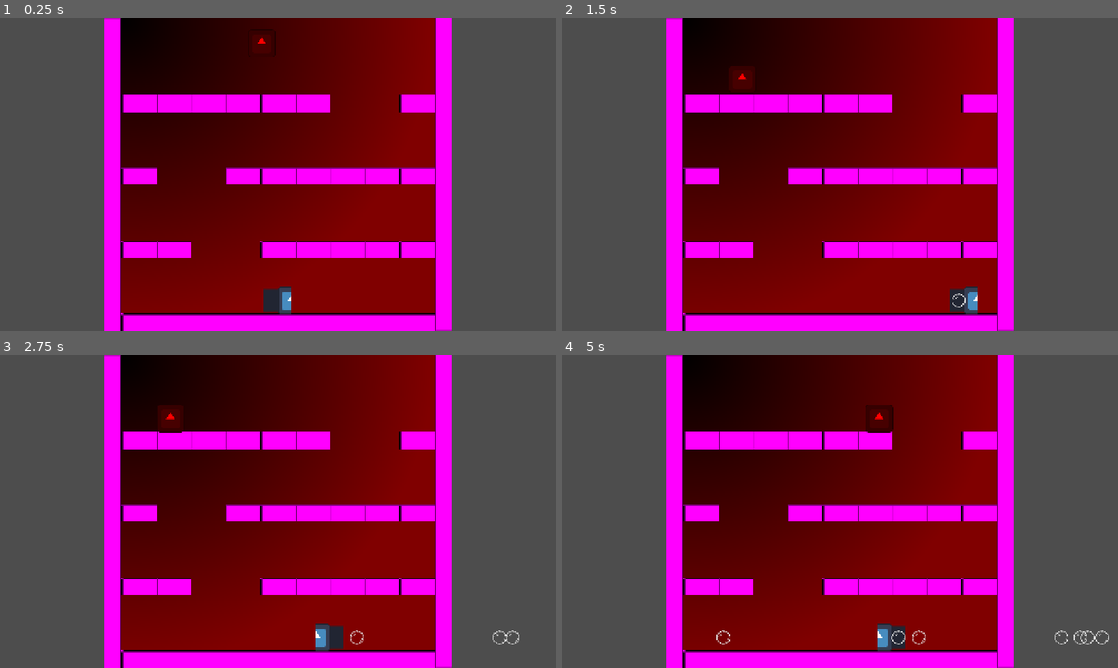
Above: before the commit, frames 1-4 (two rows, left to right).
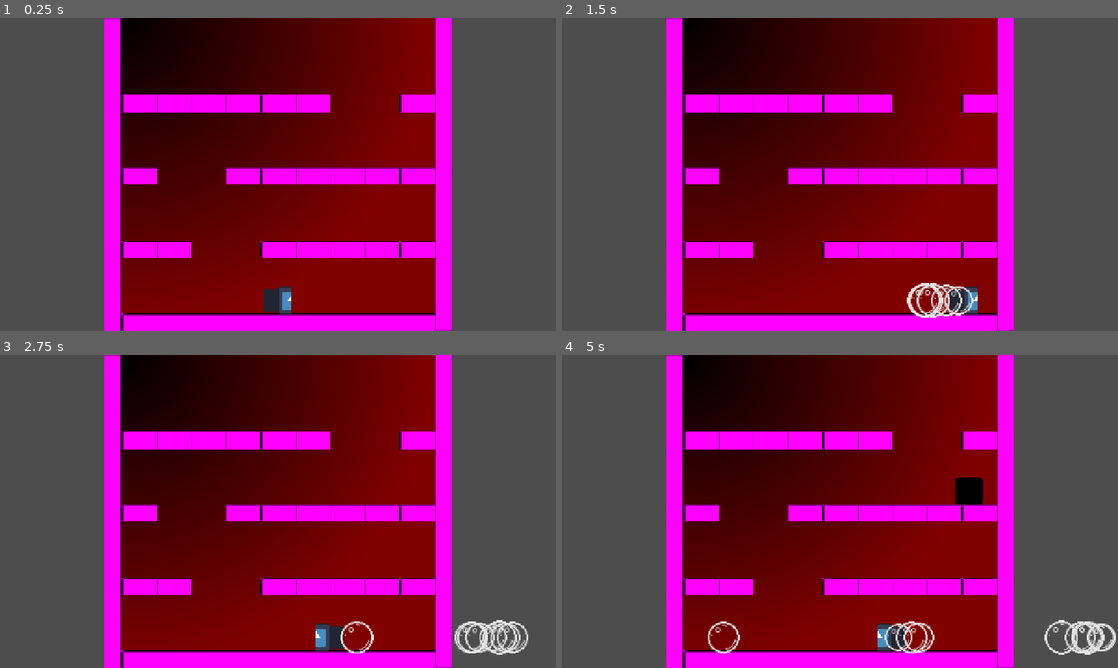
Above: after the commit, the same moments.

Repository: B4Hive/Trabalho-1-DCC148
Game: Godot game, scene res://scenes/test_main.tscn
Two runs of this game, one before a commit and one after it. Both use one fixed random seed, a clock stepped at 60 frames per second and the inputs below. The engine's default icon, where the game draws it, is replaced by a stand-in: a white triangle on a blue panel in a dark square.
Inputs:
- Up to frame 1 (0.25 s): no input
- Up to frame 2 (1.5 s): tap Enter (ui_accept) at 0.5, 0.6, 0.77, 1.07, 1.35 s; hold Right (ui_right) from 0.53 s (still down)
- Up to frame 3 (2.75 s): tap Enter (ui_accept) at 1.52, 1.82, 2.1 s; release Right (ui_right) at 2.03 s; hold Left (ui_left) from 2.03 s (still down)
- Up to frame 4 (5 s): release Left (ui_left) at 2.78 s; hold Right (ui_right) 2.78-4.28 s; tap Enter (ui_accept) at 2.85, 3.02, 3.32, 3.6, 3.77, 4.07, 4.35, 4.52, 4.82 s; hold Left (ui_left) from 4.28 s (still down)

The runs differ from the first frame. In frame 1, less than 0.1% of the frame differs, in the area x 46-50%, y 3-13%; in frame 2, 0.9%; in frame 3, 1.3%; in frame 4, 2.1%, in the area x 26-100%, y 16-96%.

Commit message:
Refactor bubble and enemy mechanics; implement object pooling for bubbles and enemies

Diff:
--- a/scenes/bubble.tscn
+++ b/scenes/bubble.tscn
@@ -4,7 +4,7 @@
 [ext_resource type="Script" uid="uid://ccatkc62cuhap" path="res://scripts/bubble.gd" id="1_pm753"]
 
 [sub_resource type="CircleShape2D" id="CircleShape2D_g4v7s"]
-radius = 36.0
+radius = 24.0
 
 [node name="Bubble" type="Area2D" unique_id=1654777436]
 collision_layer = 2
@@ -12,9 +12,10 @@
 script = ExtResource("1_pm753")
 
 [node name="Sprite2D" type="Sprite2D" parent="." unique_id=1285393488]
+scale = Vector2(2, 2)
 texture = ExtResource("1_n2mqj")
 
 [node name="CollisionShape2D" type="CollisionShape2D" parent="." unique_id=993892681]
 shape = SubResource("CircleShape2D_g4v7s")
 
-[connection signal="area_entered" from="." to="." method="_on_area_entered"]
+[connection signal="body_entered" from="." to="." method="_on_body_entered"]
--- a/scenes/bubble_pool.tscn
+++ /dev/null
@@ -1,13 +0,0 @@
-[gd_scene format=3 uid="uid://dm82cjbl33gsa"]
-
-[ext_resource type="Script" uid="uid://bp8xkpb33syqt" path="res://scripts/bubble_pool.gd" id="1_yip74"]
-[ext_resource type="PackedScene" uid="uid://btymocdop58w0" path="res://scenes/bubble.tscn" id="2_0agt2"]
-
-[node name="BubblePool" type="Node" unique_id=1145037999]
-script = ExtResource("1_yip74")
-
-[node name="Bubble" parent="." unique_id=1654777436 instance=ExtResource("2_0agt2")]
-visible = false
-
-[connection signal="area_entered" from="Bubble" to="Bubble" method="_on_area_entered"]
-[connection signal="bubbleHit" from="Bubble" to="." method="_on_bubble_bubble_hit"]
--- a/scenes/player.tscn
+++ b/scenes/player.tscn
@@ -2,7 +2,8 @@
 
 [ext_resource type="Script" uid="uid://fl3pvt6gn0sc" path="res://scripts/player.gd" id="1_g2els"]
 [ext_resource type="Texture2D" uid="uid://cxrfyoaofu55u" path="res://icon.svg" id="2_g2els"]
-[ext_resource type="PackedScene" uid="uid://dm82cjbl33gsa" path="res://scenes/bubble_pool.tscn" id="3_qhqgy"]
+[ext_resource type="Script" uid="uid://byfgk8mba0wuf" path="res://scripts/object_pool.gd" id="3_dqkch"]
+[ext_resource type="PackedScene" uid="uid://btymocdop58w0" path="res://scenes/bubble.tscn" id="3_qhqgy"]
 
 [sub_resource type="RectangleShape2D" id="RectangleShape2D_k21bs"]
 size = Vector2(60, 60)
@@ -21,4 +22,7 @@
 scale = Vector2(0.5, 0.5)
 texture = SubResource("AtlasTexture_d2wvv")
 
-[node name="BubblePool" parent="." unique_id=1145037999 instance=ExtResource("3_qhqgy")]
+[node name="BubblePool" type="Node" parent="." unique_id=1087692396]
+script = ExtResource("3_dqkch")
+poolScene = ExtResource("3_qhqgy")
+poolSize = 50
--- a/scenes/test_main.tscn
+++ b/scenes/test_main.tscn
@@ -5,6 +5,7 @@
 [ext_resource type="PackedScene" uid="uid://b3fq6bw3t5cai" path="res://scenes/wall_floor.tscn" id="2_3hvsj"]
 [ext_resource type="PackedScene" uid="uid://djcqkwv6bd645" path="res://scenes/platform.tscn" id="2_xl5go"]
 [ext_resource type="PackedScene" uid="uid://bm3nfna21ohho" path="res://scenes/enemy.tscn" id="4_7yu4j"]
+[ext_resource type="Script" uid="uid://dcmndyidkqddn" path="res://scripts/enemy_spawn.gd" id="4_bcbe7"]
 
 [sub_resource type="Gradient" id="Gradient_3hvsj"]
 colors = PackedColorArray(0, 0, 0, 1, 0.5019608, 0, 0, 1)
@@ -77,10 +78,17 @@
 collision_layer = 3
 collision_mask = 3
 
+[node name="EnemySpawn" type="Node2D" parent="." unique_id=834914959]
+position = Vector2(640, 0)
+script = ExtResource("4_bcbe7")
+
+[node name="Enemy" parent="EnemySpawn" unique_id=1061809710 instance=ExtResource("4_7yu4j")]
+visible = false
+
+[node name="Timer" type="Timer" parent="EnemySpawn" unique_id=354304475]
+
 [node name="Player" parent="." unique_id=1794677162 instance=ExtResource("1_tw0hx")]
 position = Vector2(640, 648)
 
-[node name="EnemySpawn" type="Node2D" parent="." unique_id=834914959]
-position = Vector2(640, 0)
-
-[node name="Enemy" parent="EnemySpawn" unique_id=1061809710 instance=ExtResource("4_7yu4j")]
+[connection signal="dead" from="EnemySpawn/Enemy" to="EnemySpawn" method="_on_enemy_dead"]
+[connection signal="timeout" from="EnemySpawn/Timer" to="EnemySpawn" method="_on_timer_timeout"]
--- a/scripts/bubble.gd
+++ b/scripts/bubble.gd
@@ -2,24 +2,45 @@
 
 var speed:float = 200
 @export var dir:Vector2
-signal bubbleHit
-var target:Node2D
-signal targetPos
+signal bubblePop
+var target
+
+@onready var sprite = $Sprite2D
+var animScale:float = 0.01
 
 # Called when the node enters the scene tree for the first time.
 func _ready() -> void:
 	target = null
+	process_mode = Node.PROCESS_MODE_DISABLED
 
 func _process(_delta: float) -> void:
-	if target:
-		targetPos.emit(position)
+	bubbleAnimation()
+
+func bubbleAnimation()->void:
+	sprite.scale.x += animScale
+	sprite.scale.y += animScale
+	if sprite.scale.x <= 2:
+		animScale *= -1
+	if sprite.scale.x >= 2.5:
+		animScale *= -1
 
 # Called every frame. 'delta' is the elapsed time since the previous frame.
 func _physics_process(delta: float) -> void:
-	if dir:
+	if dir and not target:
 		translate(dir.normalized() * speed * delta)
 	if not get_viewport_rect().has_point(position):
-		bubbleHit.emit(self,null)
+		bubblePop.emit()
 
-func _on_area_entered(area: Node2D) -> void:
-	bubbleHit.emit(self,area)
+func _on_body_entered(body: Node2D) -> void:
+	if body.is_class("CharacterBody2D") and not target and not body.name == "Player":
+		if not body.trapped:
+			target = body
+			target.trap(global_position)
+			set_collision_layer_value(1, true)
+			set_collision_mask_value(1, true)
+	if target and target != body:
+		if body.get_name() == "Player":
+			target.death()
+		else:
+			target.reset()
+		bubblePop.emit()
--- a/scripts/bubble_pool.gd
+++ /dev/null
@@ -1,41 +0,0 @@
-extends Node
-
-@onready var bubble:Area2D = $Bubble
-var bubbles:Array
-var poolSize:int = 10
-var available:int
-
-# Called when the node enters the scene tree for the first time.
-func _ready() -> void:
-	# Fill in the bubbles Array
-	for i in range(poolSize):
-		var b = bubble.duplicate()
-		disableProcess(b)
-		add_child(b)
-		bubbles.append(b)
-	available = poolSize
-	# I know the original bubble isn't on the array
-
-func disableProcess(obj:Node2D)->void:
-	obj.process_mode = Node.PROCESS_MODE_DISABLED
-
-func getFromPool(dir:Vector2)->Node2D:
-	if available:
-		var obj = bubbles.pop_front()
-		obj.dir = dir
-		obj.show()
-		obj.process_mode = Node.PROCESS_MODE_ALWAYS
-		available -= 1
-		return obj
-	return null
-
-func returnToPool(obj:Node2D)->void:
-	if available < poolSize and obj:
-		disableProcess(obj)
-		obj.hide()
-		bubbles.append(obj)
-		available += 1
-
-func _on_bubble_bubble_hit(area:Area2D,obj:Node2D) -> void:
-	returnToPool(area)
-	print("hit")
--- a/scripts/enemy.gd
+++ b/scripts/enemy.gd
@@ -4,24 +4,57 @@
 const JUMP_VELOCITY = -600.0
 
 var direction:int
+var trapped:bool
+
+signal dead
 
 func _ready() -> void:
+	hide()
+	process_mode = Node.PROCESS_MODE_DISABLED
 	direction = (randi_range(0,1) * 2) - 1
+	trapped = false
+	randomizeColor() #TODO replace with random enemy sprite
+	#spawn() #TODO spawn handled by enemy spawner instead of called here
+
+func randomizeColor()->void:
+	var r = randi_range(0,1)
+	var g = randi_range(0,1)
+	var b = randi_range(0,1)
+	$Sprite2D.set_modulate(Color(r,g,b))
 
 func _physics_process(delta: float) -> void:
-	# Add the gravity.
-	if not is_on_floor():
-		velocity += get_gravity() * delta
-	# Handle jump.
-	var jumpRNG = randf()
-	if jumpRNG < 0.005 and is_on_floor():
-		velocity.y = JUMP_VELOCITY
-	# Handle direction
-	if is_on_wall():
-		direction *= -1
-	if direction:
-		velocity.x = direction * SPEED
-	else:
-		velocity.x = move_toward(velocity.x, 0, SPEED)
+	if not trapped:
+		if not is_on_floor():
+			velocity += get_gravity() * delta
+		var jumpRNG = randf()
+		if jumpRNG < 0.005 and is_on_floor():
+			velocity.y = JUMP_VELOCITY
+		if is_on_wall():
+			direction *= -1
+		if direction:
+			velocity.x = direction * SPEED
+		else:
+			velocity.x = move_toward(velocity.x, 0, SPEED)
+		move_and_slide()
+	if trapped:
+		rotate(0.01)
 
-	move_and_slide()
+func trap(globalPos:Vector2)->void:
+	trapped = true
+	global_position = globalPos
+	set_collision_layer_value(1, false)
+	set_collision_layer_value(2, false)
+
+func spawn()->void:
+	show()
+	process_mode = Node.PROCESS_MODE_ALWAYS
+
+func reset()->void:
+	trapped = false
+	rotation = 0
+	set_collision_layer_value(1, true)
+	set_collision_layer_value(2, true)
+
+func death()->void:
+	dead.emit()
+	queue_free()
--- /dev/null
+++ b/scripts/enemy_spawn.gd
@@ -0,0 +1,19 @@
+extends Node2D
+
+@onready var timer = $Timer
+@onready var enemy = $Enemy
+var limit:int = 2 + 3
+
+func _ready() -> void:
+	timer.one_shot = true
+	timer.start(3)
+
+func _on_timer_timeout() -> void:
+	if get_children().size() < limit:
+		var e = enemy.duplicate()
+		add_child(e)
+		e.spawn()
+		timer.start(3)
+
+func _on_enemy_dead() -> void:
+	timer.start(3)
--- /dev/null
+++ b/scripts/object_pool.gd
@@ -0,0 +1,42 @@
+class_name ObjectPool
+extends Node
+
+@export var poolScene:PackedScene
+@export var poolSize:int
+var objects:Array[Node2D]
+var available:int
+
+func _ready() -> void:
+	objects.resize(poolSize)
+	for i in range(poolSize):
+		objects[i] = poolScene.instantiate()
+		objects[i].process_mode = Node.PROCESS_MODE_DISABLED
+		objects[i].hide()
+		add_child(objects[i])
+	available = poolSize
+
+func getFromPool() -> Node2D:
+	if available == 0:
+		return null
+	var obj = objects[0]
+	available -= 1
+	objects[0] = objects[available]
+	objects[available] = null
+	if obj:
+		obj.show()
+		obj.process_mode = Node.PROCESS_MODE_ALWAYS
+	return obj
+
+func returnToPool(obj:Node2D) -> void:
+	if available < poolSize and obj:
+		call_deferred("disableNode",obj)
+		obj.hide()
+		objects[available] = obj
+		available += 1
+
+func disableNode(obj:Node2D) -> void:
+	obj.process_mode = Node.PROCESS_MODE_DISABLED
+
+func returnOnSignal(signalName:StringName) -> void:
+	for i in range(poolSize):
+		objects[i].connect(signalName, returnToPool.bind(objects[i]))
--- a/scripts/player.gd
+++ b/scripts/player.gd
@@ -4,6 +4,10 @@
 const JUMP_VELOCITY = -600.0
 
 @onready var sprite = $Sprite2D
+@onready var pool = $BubblePool
+
+func _ready() -> void:
+	pool.returnOnSignal("bubblePop")
 
 func _physics_process(delta: float) -> void:
 	# Add the gravity.
@@ -30,6 +34,7 @@
 		var dir = Vector2.RIGHT
 		if sprite.flip_h:
 			dir *= -1
-		var b = $BubblePool.getFromPool(dir)
-		if b:
+		var b:Area2D = pool.getFromPool()
+		if not b == null:
 			b.position = position
+			b.dir = dir
Not shown, removed: scripts/bubble_pool.gd.uid
Not shown, added: scripts/enemy_spawn.gd.uid
Not shown, added: scripts/object_pool.gd.uid
